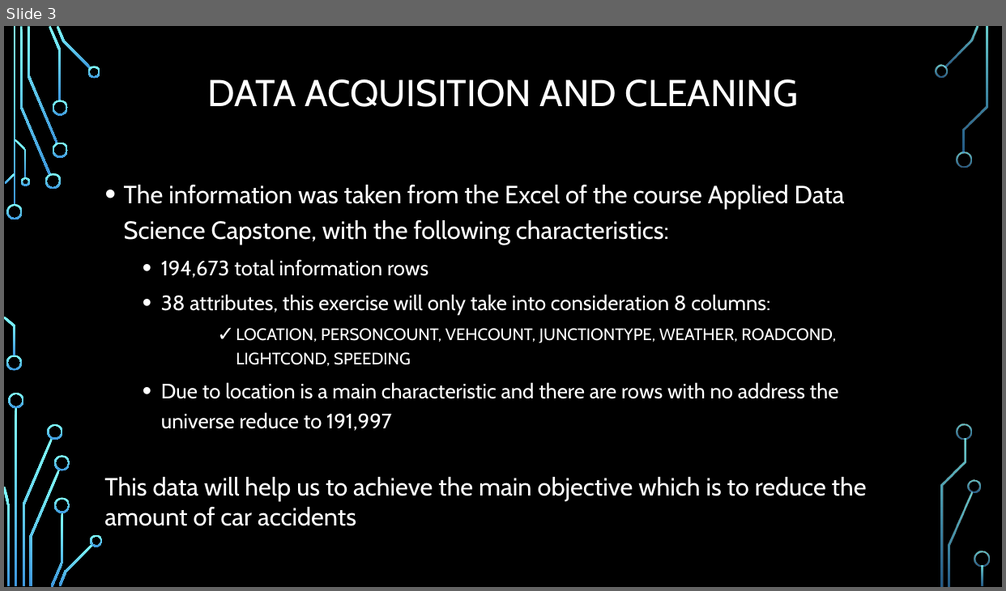
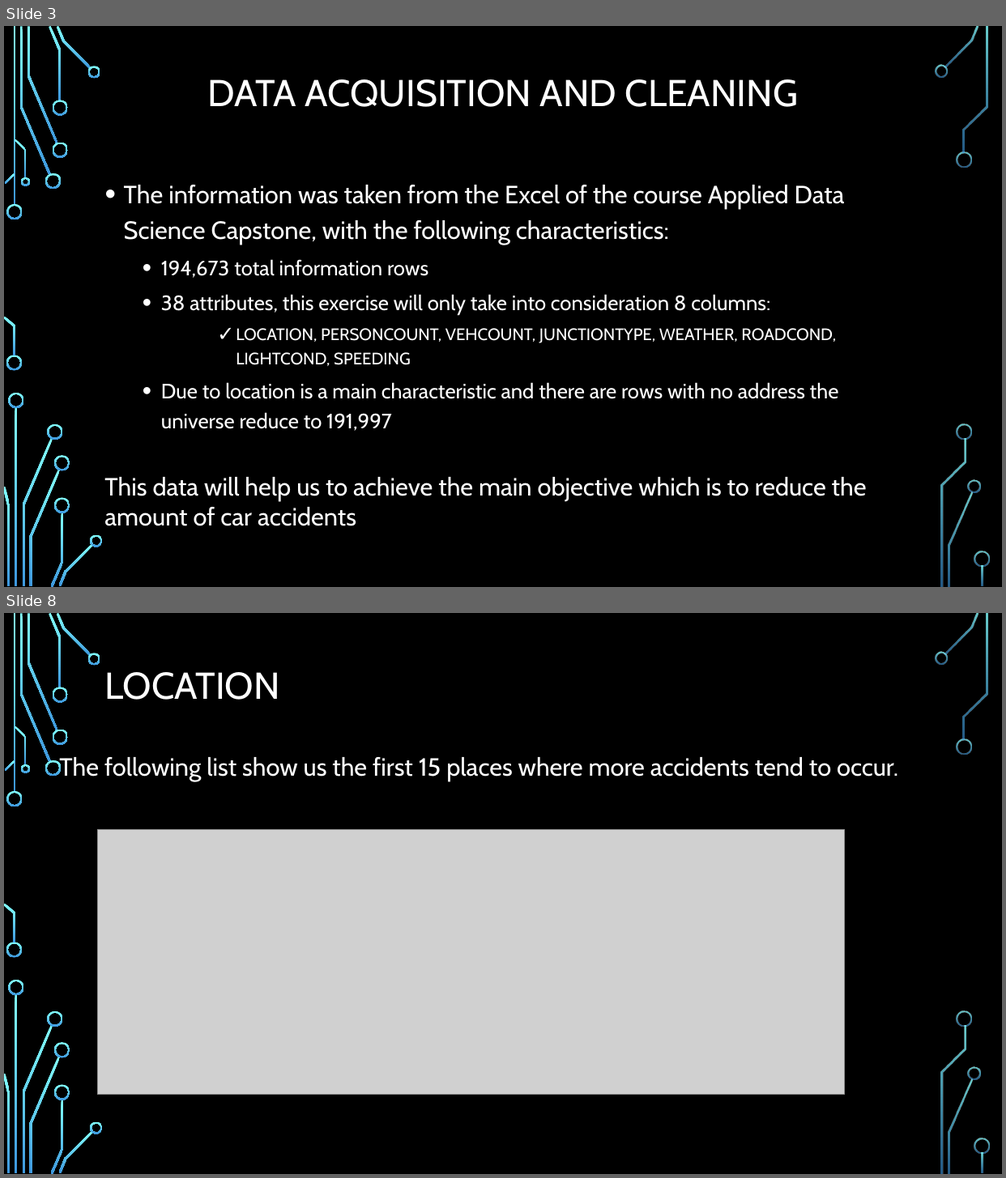
Before and after one commit to KarlaVega1201/Coursera_Capstone, a slide deck: Predict the severity of car accident.pptx. Shown one above the other, each under a label of ours: slide 3 before the commit, slides 3 and 8 after it; the slides between them are not shown. The pictures are 1006x591 and 1006x1178 pixels, drawn with LibreOffice and Linux fonts; fonts in the diff are those of the drawing; grey boxes stand for pictures; background and template pictures are left out. Boxes give left, top, right and bottom in pixels: in the first picture for what was removed or moved away, otherwise in the second. Text is boxed around its words. In the diff, an @@ line names an element or a change of style, - is before the commit and + after.

```diff
--- a/Predict the severity of car accident.pptx
+++ b/Predict the severity of car accident.pptx
@@ slide 8 added at (x1=4, y1=613, x2=1002, y2=1174), background picture (left out); not listed: 36 template elements that a slide beside it also shows @@
@@ title added at (x1=105, y1=672, x2=280, y2=700), 36 pt, text #FFFFFF @@
+LOCATION
@@ text added at (x1=59, y1=757, x2=898, y2=781), 24 pt, text #FFFFFF @@
+The following list show us the first 15 places where more accidents tend to occur.
@@ picture added at (x1=98, y1=829, x2=845, y2=1094) @@
```
Also in this commit, not shown: 5 other slides added.
